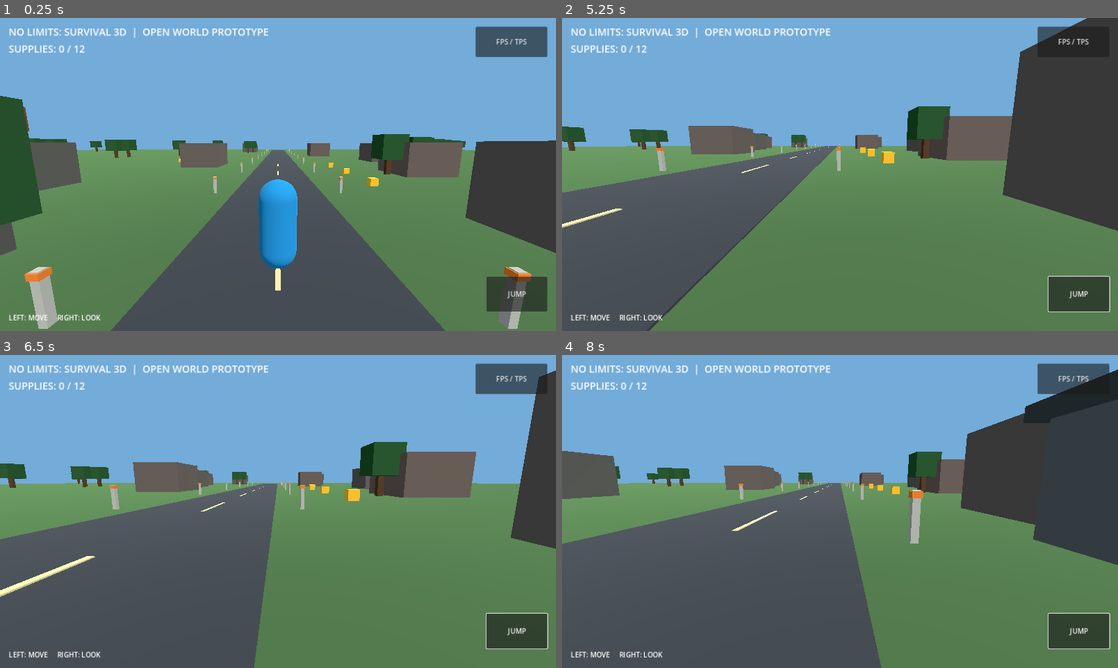
Above: before the commit, frames 1-4 (two rows, left to right).
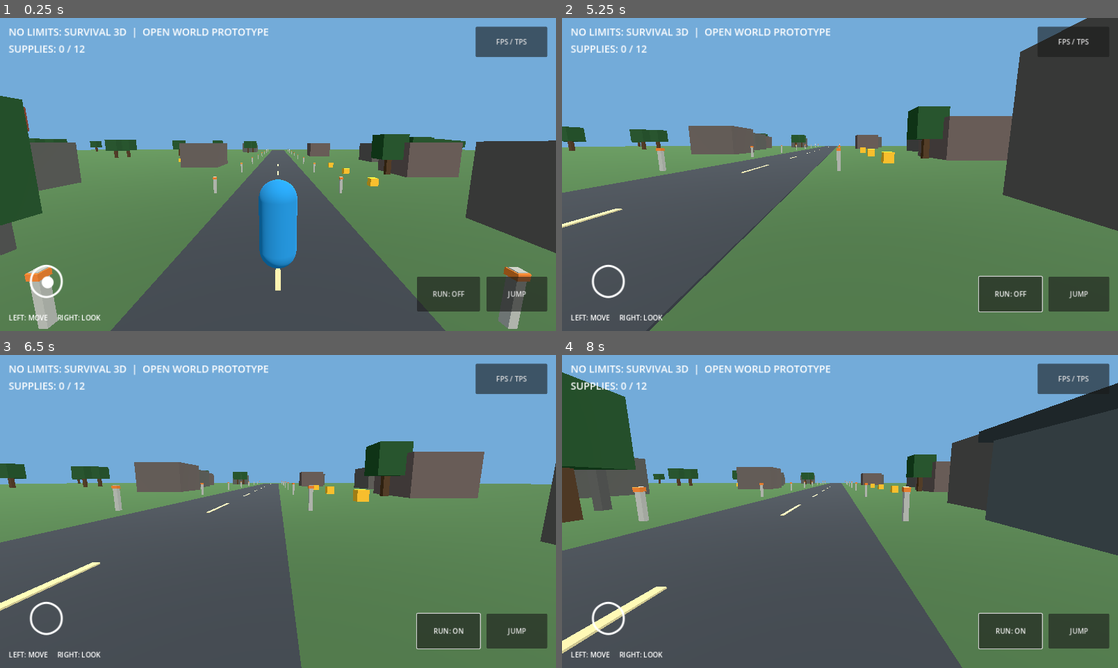
Above: after the commit, the same moments.

Repository: gogarian039-lgtm/NO-LIMITS-SURVIVAL
Game: Godot game, scene res://main.tscn
The game is run twice, just before and just after one commit, with the same random seed, the same clock (stepped at 60 frames per second) and the same inputs.
Inputs (mouse positions are in pixels of both pictures, inside the frame that each line leads up to):
- Up to frame 1 (0.25 s): no input
- Up to frame 2 (5.25 s): tap Enter (ui_accept) at 0.5, 0.77 s; move the mouse to (962, 158) at 0.52 s; hold Right (ui_right) 0.53-1.25 s; click (962, 158) at 0.67 s; drag from (728, 190) to (812, 237) at 1.27 s; move the mouse to (895, 105) at 2.02 s; hold Right (ui_right) 2.03-2.75 s; click (895, 105) at 2.17 s; click "FPS / TPS" at 2.75 s; click "JUMP" at 3.5 s; drag from (812, 237) to (673, 127) at 4.27 s; move the mouse to (1006, 221) at 5.02 s; hold Left (ui_left) from 5.03 s (still down); click (1006, 221) at 5.17 s
- Up to frame 3 (6.5 s): tap Enter (ui_accept) at 5.27 s; release Left (ui_left) at 5.75 s; drag from (111, 464) to (194, 433) at 5.77 s
- Up to frame 4 (8 s): move the mouse to (867, 511) at 6.52 s; hold Down (ui_down) 6.53-7.25 s; click (867, 511) at 6.67 s; drag from (756, 433) to (728, 527) at 7.27 s

The runs differ from the first frame. In frame 1, 1.5% of the frame differs, in the area x 5-87%, y 78-94%; in frame 2, 1.6%; in frame 3, 9.4%; in frame 4, 16%, in the area x 0-100%, y 4-100%.

Commit message:
Stage 2: add mobile sprint toggle and visible movement joystick feedback

Diff:
--- a/godot3d/world.gd
+++ b/godot3d/world.gd
@@ -12,6 +12,9 @@
 var move_start := Vector2.ZERO
 var look_last := Vector2.ZERO
 var jump_requested := false
+var sprinting := false
+var move_indicator: Label
+var move_knob: Label
 var hud: CanvasLayer
 var player_mesh: MeshInstance3D
 var supplies := 0
@@ -161,6 +164,27 @@
 	jump.size = Vector2(140, 80)
 	jump.pressed.connect(func(): jump_requested = true)
 	root.add_child(jump)
+	var sprint := Button.new()
+	sprint.text = "RUN: OFF"
+	sprint.set_anchors_preset(Control.PRESET_BOTTOM_RIGHT)
+	sprint.position = Vector2(-320, -125)
+	sprint.size = Vector2(145, 80)
+	sprint.pressed.connect(func(): sprinting = not sprinting; sprint.text = "RUN: ON" if sprinting else "RUN: OFF")
+	root.add_child(sprint)
+	move_indicator = Label.new()
+	move_indicator.text = "◯"
+	move_indicator.add_theme_font_size_override("font_size", 75)
+	move_indicator.set_anchors_preset(Control.PRESET_BOTTOM_LEFT)
+	move_indicator.position = Vector2(65, -165)
+	move_indicator.mouse_filter = Control.MOUSE_FILTER_IGNORE
+	root.add_child(move_indicator)
+	move_knob = Label.new()
+	move_knob.text = "●"
+	move_knob.add_theme_font_size_override("font_size", 36)
+	move_knob.set_anchors_preset(Control.PRESET_BOTTOM_LEFT)
+	move_knob.position = Vector2(94, -137)
+	move_knob.mouse_filter = Control.MOUSE_FILTER_IGNORE
+	root.add_child(move_knob)
 	var hint := Label.new()
 	hint.text = "LEFT: MOVE     RIGHT: LOOK"
 	hint.set_anchors_preset(Control.PRESET_BOTTOM_LEFT)
@@ -180,12 +204,16 @@
 			if event.index == move_touch_id:
 				move_touch_id = -1
 				move_touch = Vector2.ZERO
+				if move_knob != null:
+					move_knob.position = Vector2(94, -137)
 			if event.index == look_touch_id:
 				look_touch_id = -1
 	if event is InputEventScreenDrag:
 		if event.index == move_touch_id:
 			move_touch = (event.position - move_start) / 90.0
 			move_touch = move_touch.limit_length(1.0)
+			if move_knob != null:
+				move_knob.position = Vector2(94, -137) + move_touch * 32.0
 		if event.index == look_touch_id:
 			var drag_delta: Vector2 = event.position - look_last
 			yaw -= drag_delta.x * 0.004
@@ -202,8 +230,8 @@
 	input_vector += Input.get_vector("ui_left", "ui_right", "ui_up", "ui_down")
 	input_vector = input_vector.limit_length(1.0)
 	var direction := player.global_transform.basis * Vector3(input_vector.x, 0, input_vector.y)
-	player.velocity.x = direction.x * 6.0
-	player.velocity.z = direction.z * 6.0
+	player.velocity.x = direction.x * (9.0 if sprinting else 6.0)
+	player.velocity.z = direction.z * (9.0 if sprinting else 6.0)
 	if not player.is_on_floor():
 		player.velocity.y -= 18.0 * delta
 	elif jump_requested or Input.is_action_just_pressed("ui_accept"):
